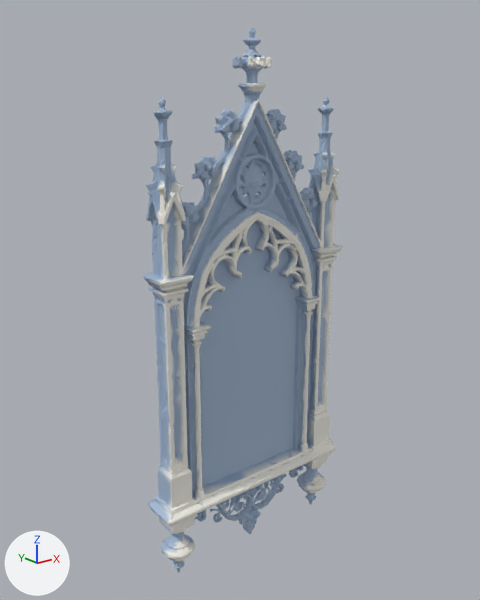
One commit to the glTF model victorian-frame.glb: the scene before it, then after it.
One viewpoint serves both versions: a 50 mm lens placed at (-1.453, -1.754, 0.755), pointed at (-0.022, 0.034, 0.039). Arrows for +X, +Y and +Z are at lower left; the lights stay in place. The older version comes first. Where no turn or scale is listed for an object, it has been applied to the vertices.

Names of what the first picture shows: 'geometry_0'.
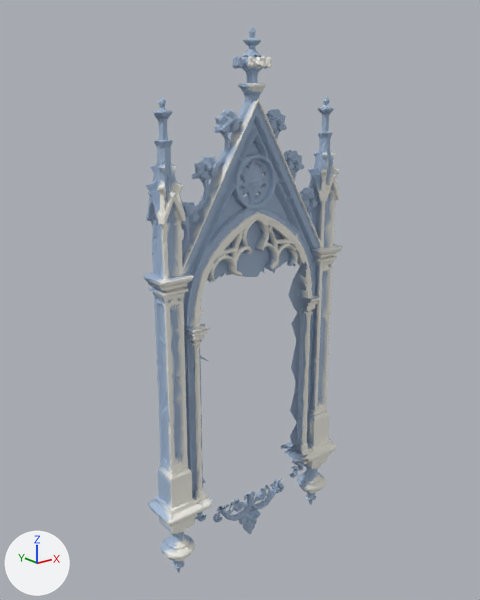
The change, as a list of edits to the scene's bpy script:
```text
Change me_geometry_0:
    used by ob_geometry_0; location = (0.0, 0.0, 0.0)
    remove me_geometry_0.from_pydata(...)  # 17375 vertices, 34915 faces; spans x -0.42..0.42, y -0.08..0.08, z -0.95..0.95
    add me_geometry_0.from_pydata(...)  # 15410 vertices, 30487 faces; spans x -0.42..0.42, y -0.08..0.08, z -0.95..0.95
    me_geometry_0 part 1: 9 vertices moved within x -0.23..0.24, y -0.05..0.04, z -0.76..0.15; 1923 vertices removed from x -0.24..0.24, y -0.08..0.08, z -0.76..0.15
    me_geometry_0 part 2: 11 kept faces spanning x -0.25..0.25, y -0.07..0.0, z -0.66..0.17 get new vertex colours
    other edits to the shape of me_geometry_0 do not show in these pictures
```

Pixel boxes [x1, y1, x2, y2] of what changed, in the pictures (480 x 600 px):
part 1 of me_geometry_0, cut back
    before: [200, 261, 312, 518]
    after: [207, 266, 312, 502]
part 2 of me_geometry_0, recoloured
    both: [205, 261, 312, 504]
